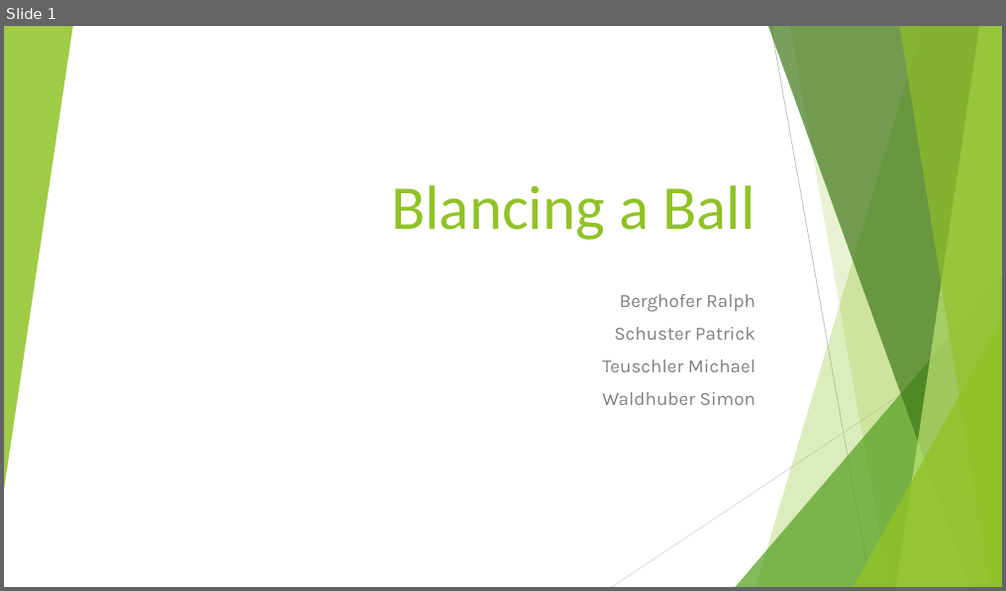
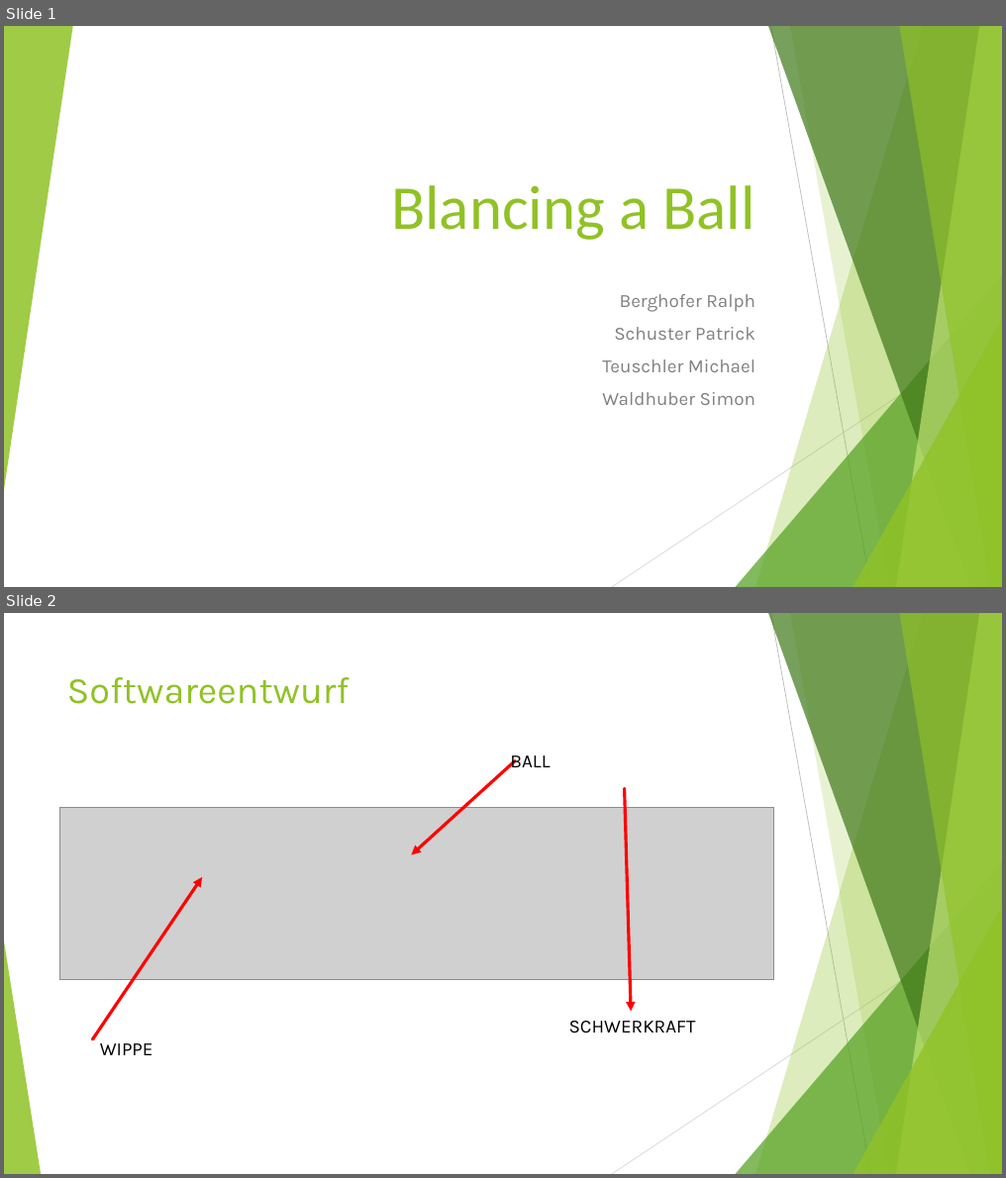
Before and after one commit to ArborLovis/BalanceControl, a slide deck: OSD_BallControl.pptx. Shown one above the other, each under a label of ours: slide 1 before the commit, slides 1 and 2 after it. The pictures are 1006x591 and 1006x1178 pixels, drawn with LibreOffice and Linux fonts; fonts in the diff are those of the drawing; grey boxes stand for pictures. Boxes give left, top, right and bottom in pixels: in the first picture for what was removed or moved away, otherwise in the second. Text is boxed around its words. In the diff, an @@ line names an element or a change of style, - is before the commit and + after.

```diff
--- a/OSD_BallControl.pptx
+++ b/OSD_BallControl.pptx
@@ slide 2 added at bbox=[4, 613, 1002, 1174], background #FFFFFF; not listed: 9 template elements that a slide beside it also shows @@
@@ title added at bbox=[67, 677, 350, 704], 36 pt, text #90C226 @@
+Softwareentwurf
@@ text added at bbox=[510, 756, 549, 767], 18 pt, text #000000 @@
+BALL
@@ arrow added from (515, 761) to (411, 855), #FF0000 3 pt @@
@@ arrow added from (625, 789) to (632, 1011), #FF0000 3 pt @@
@@ picture added at bbox=[59, 808, 773, 979] @@
@@ arrow added from (92, 1040) to (202, 877), #FF0000 3 pt @@
@@ triangle added at bbox=[4, 942, 41, 1174], fill #90C226 at 85% opacity @@
@@ text added at bbox=[569, 1021, 696, 1034], 18 pt, text #000000 @@
+SCHWERKRAFT
@@ text added at bbox=[100, 1044, 153, 1056], 18 pt, text #000000 @@
+WIPPE
```
Also in this commit, not shown: 6 slides changed, 1 other slide added, 1 slide removed, 3 other files.
